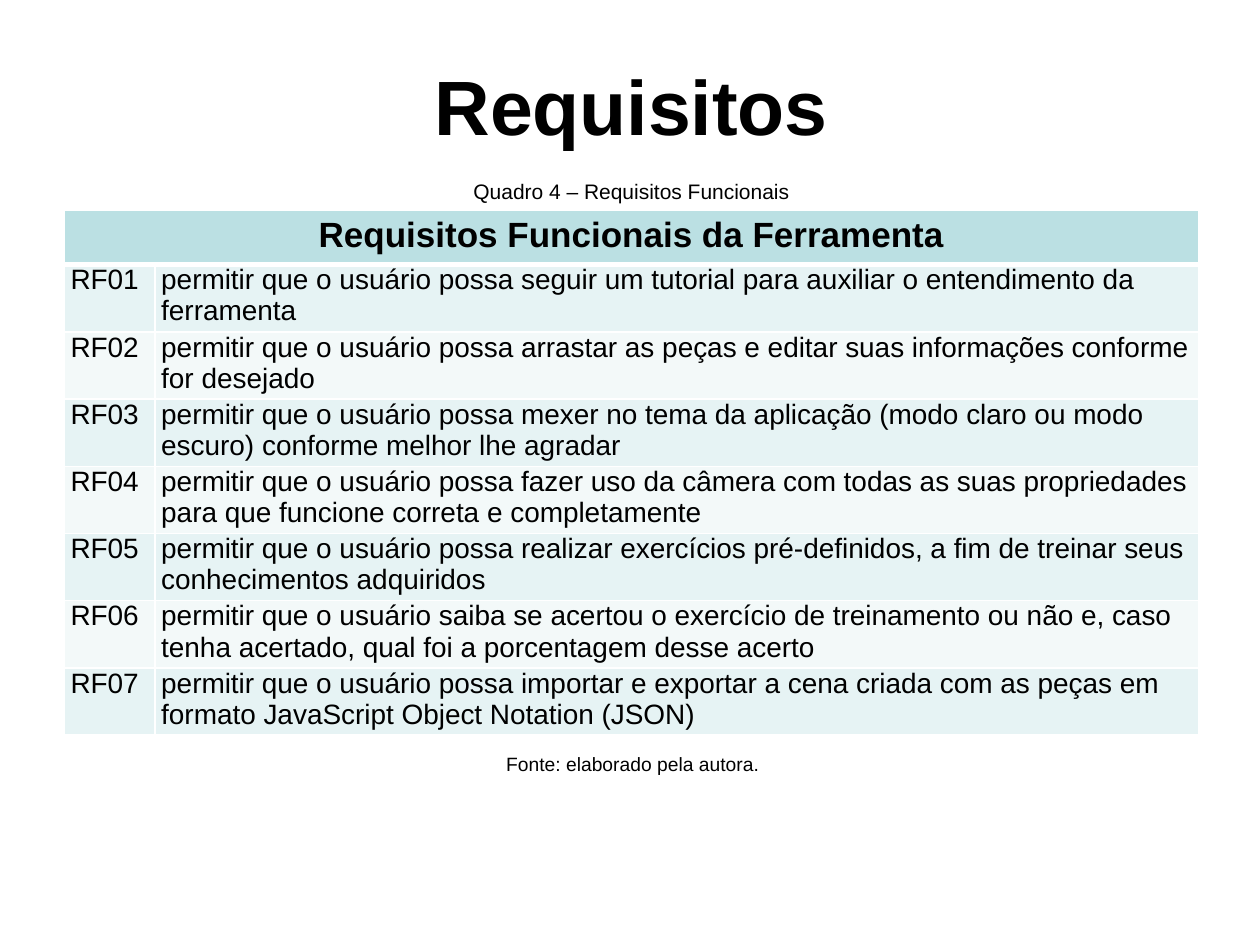
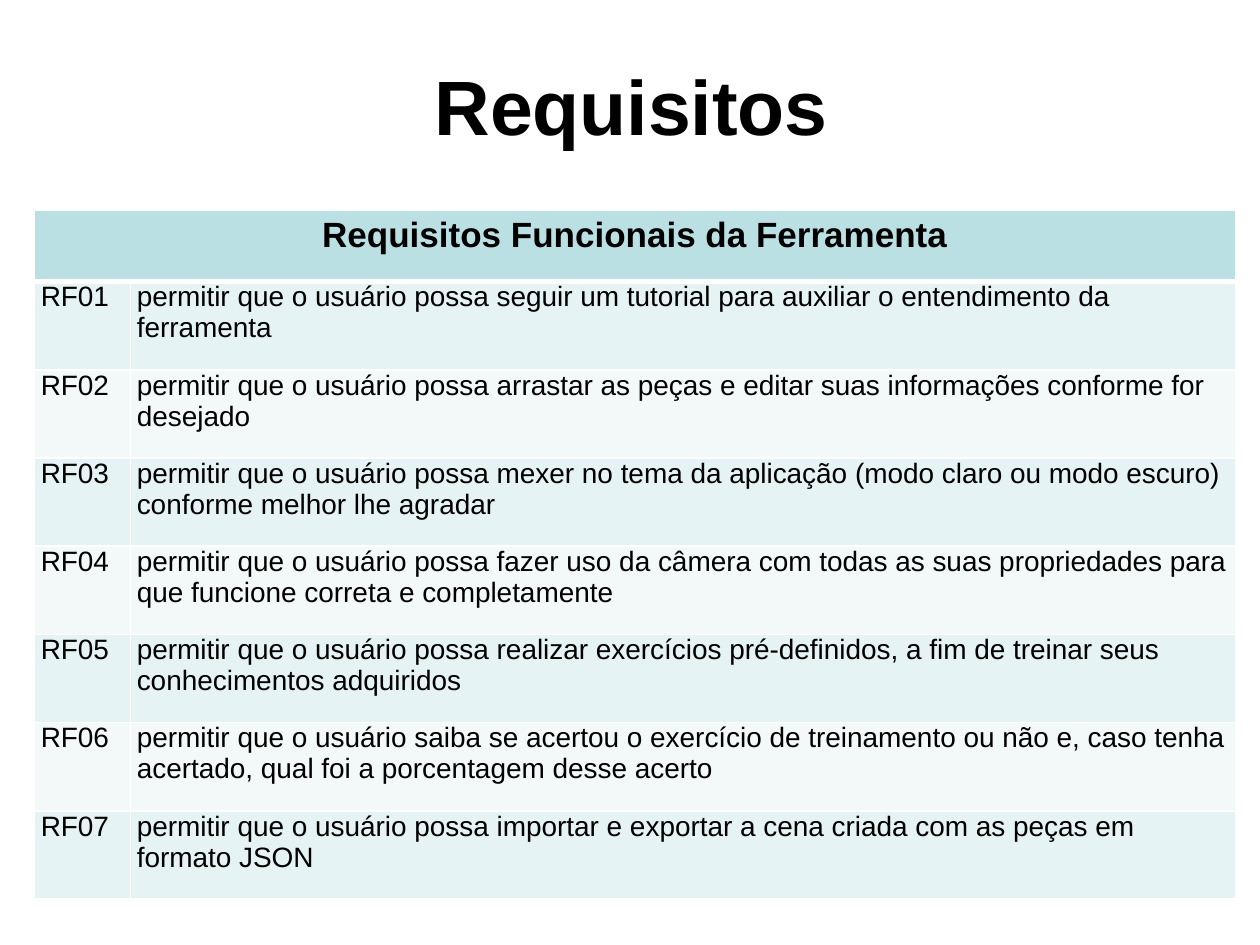
Before and after one commit to PanicAThePython/tcc_NataliaSensWeise, a slide deck: slide 10 of Slides_NataliaSensWeise.pptx (slide 11 before the commit). Drawn at 1260x945 pixels with LibreOffice and Linux fonts; fonts in the diff are those of the drawing; background and template pictures are left out. Boxes give left, top, right and bottom in pixels: in the first picture for what was removed or moved away, otherwise in the second. Text is boxed around its words. In the diff, an @@ line names an element or a change of style, - is before the commit and + after.

```diff
--- a/Slides_NataliaSensWeise.pptx
+++ b/Slides_NataliaSensWeise.pptx
@@ text removed at [473, 183, 789, 203] @@
-Quadro 4 – Requisitos Funcionais
@@ table at [35, 210, 1236, 900] @@
-row 8, column 2: permitir que o usuário possa importar e exportar a cena criada com as peças em formato JavaScript Object Notation (JSON)
+row 8, column 2: permitir que o usuário possa importar e exportar a cena criada com as peças em formato JSON
@@ table: place and size @@
-table at [64, 210, 1198, 736]
+table at [35, 210, 1236, 900]
@@ text removed at [506, 757, 759, 775] @@
-Fonte: elaborado pela autora.
```
Also in this commit, not shown: 30 other slides changed, 2 slides removed, 2 other files.
